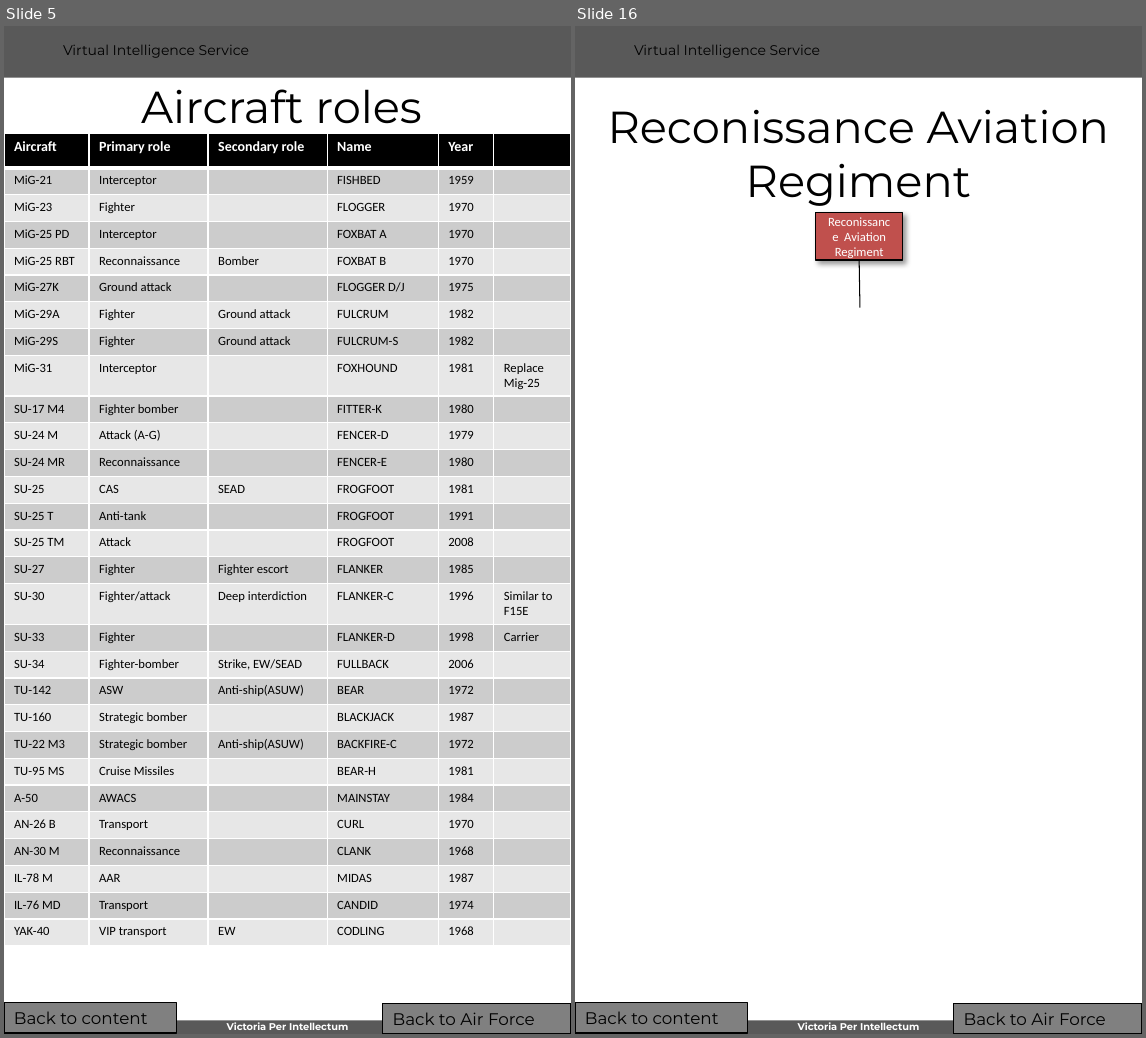
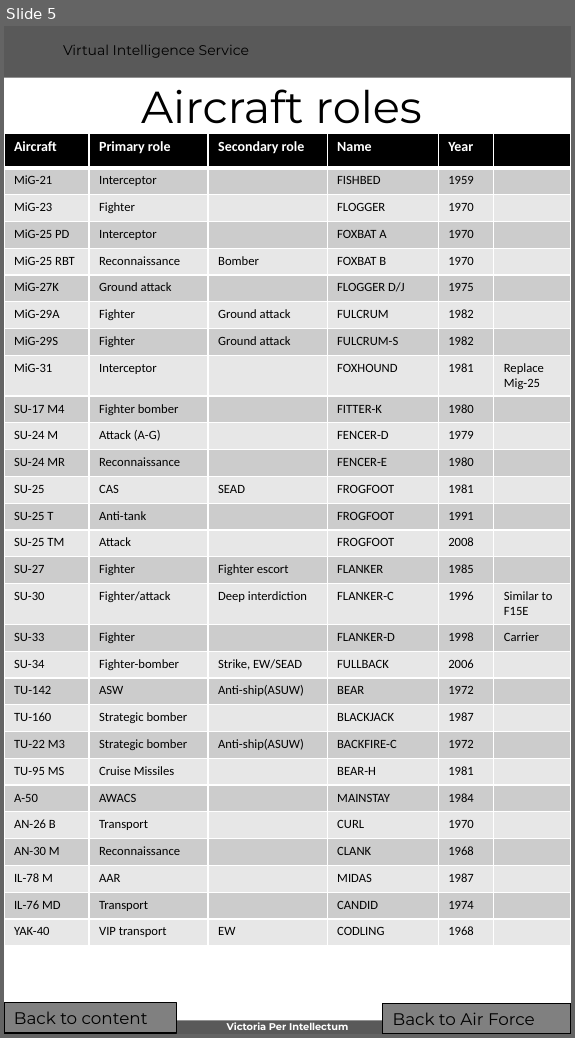
Before and after one commit to 132nd-vWing/VIS, a slide deck: BASIC/WIP/VIS Generic_Order_of_Battle - Air Forces.pptx. Shown side by side, each under a label of ours: slides 5 and 16 before the commit, slide 5 after it; the slides between them are not shown. The pictures are 1146x1038 and 575x1038 pixels, drawn with LibreOffice and Linux fonts; fonts in the diff are those of the drawing; background and template pictures are left out. Boxes give left, top, right and bottom in pixels: in the first picture for what was removed or moved away, otherwise in the second. Text is boxed around its words. In the diff, an @@ line names an element or a change of style, - is before the commit and + after.

```diff
--- a/BASIC/WIP/VIS Generic_Order_of_Battle - Air Forces.pptx
+++ b/BASIC/WIP/VIS Generic_Order_of_Battle - Air Forces.pptx
@@ slide 16 removed at [575, 26, 1142, 1034], background #FFFFFF; not listed: 4 template elements that a slide beside it also shows @@
@@ rectangle removed at [816, 213, 904, 260] @@
-Reconissance Aviation Regiment
@@ title removed at [835, 232, 886, 258] @@
-Reconissance Aviation Regiment
@@ line removed from (860, 260) to (861, 308) @@
@@ rectangle removed at [575, 1004, 748, 1034] @@
-Back to content
@@ rectangle removed at [954, 1005, 1142, 1034] @@
-Back to Air Force
@@ page number removed at [1105, 1015, 1142, 1034] @@
-16
```
Also in this commit, not shown: 9 slides changed, 9 other slides removed, 14 other files.
